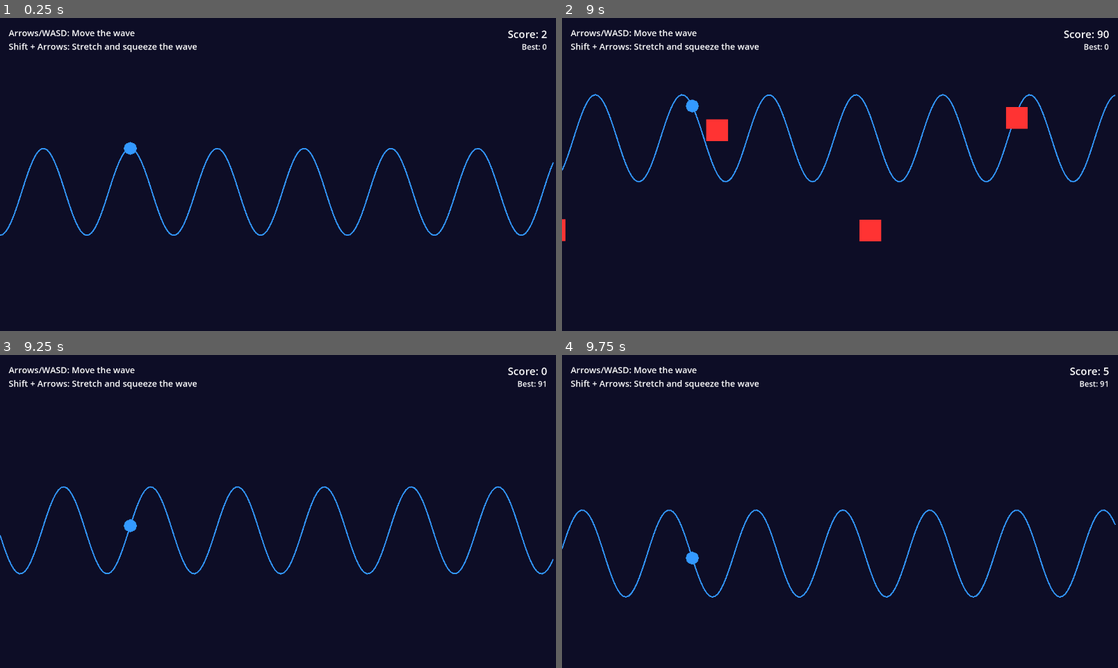
Above: before the commit, frames 1-4 (two rows, left to right).
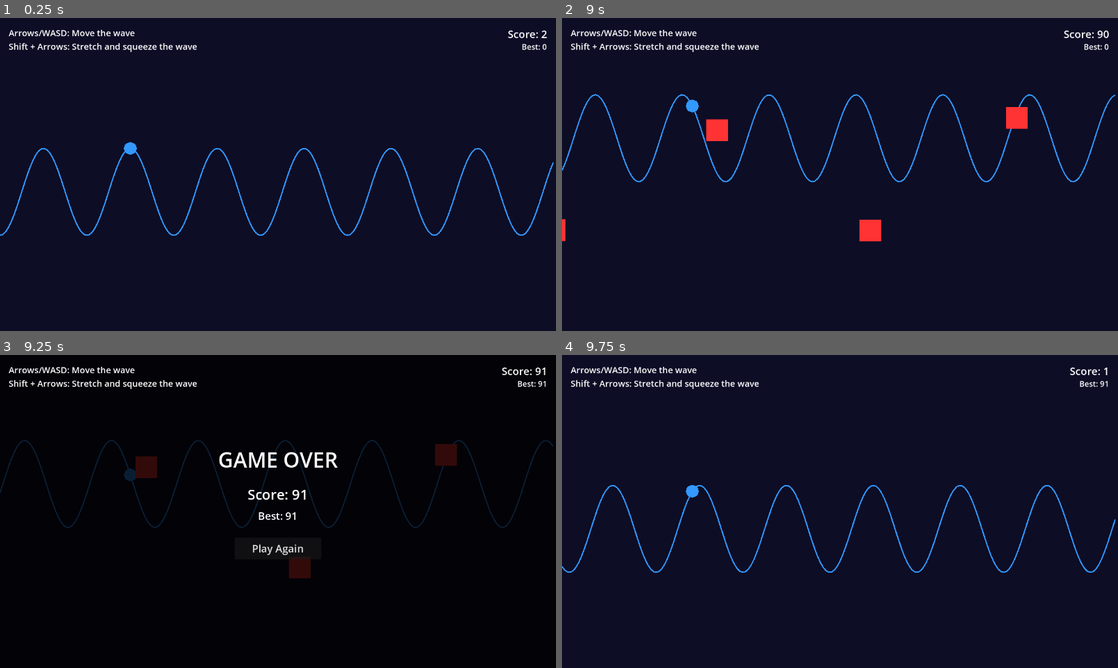
Above: after the commit, the same moments.

Repository: willist/sine-game
Game: Godot game, scene res://main.tscn
Same seed, same stepped clock (60 frames per second), same inputs: the game is played once before the commit and once after it.
Inputs (mouse positions are in pixels of both pictures, inside the frame that each line leads up to):
- Up to frame 1 (0.25 s): no input
- Up to frame 2 (9 s): hold A (decrease_wavelength) 0.53-1.28 s; hold W (move_up) 0.53-2.03 s; tap one key every 1.5 s from 1.35 s: D (increase_wavelength) A (decrease_wavelength) Shift D (increase_wavelength) A (decrease_wavelength) Shift; hold Shift 2.03-2.78 s; hold S (move_down) 2.03-4.28 s; hold D (increase_wavelength) 3.53-4.28 s; hold W (move_up) 4.28-8.03 s; hold A (decrease_wavelength) 5.03-5.78 s; hold Shift 6.53-7.28 s; hold D (increase_wavelength) 8.03-8.78 s; hold S (move_down) from 8.03 s (still down)
- Up to frame 3 (9.25 s): keep holding S (move_down)
- Up to frame 4 (9.75 s): release S (move_down) at 9.5 s; click (840, 549) at 9.5 s, where only the run after the commit has a clickable "Play Again"

Frames 1-2 are identical in both runs. In frame 3, 97% of the frame differs, in the area x 0-100%, y 0-100%; in frame 4, 2.5%.

Commit message:
feat: add game over modal with play again button
Add game over overlay showing final score, best score, and a Play Again
button. The button can be activated by clicking or pressing Enter/Space
via ui_accept shortcut. Game pauses when overlay is shown and restarts
when Play Again is pressed.

Diff:
--- a/main.gd
+++ b/main.gd
@@ -6,6 +6,9 @@
 @onready var score_label = $UI/ScoreLabel
 @onready var high_score_label = $UI/HighScoreLabel
 @onready var pause_overlay = $UI/PauseOverlay
+@onready var game_over_overlay = $UI/GameOverOverlay
+@onready var final_score_label = $UI/GameOverOverlay/FinalScoreLabel
+@onready var final_best_label = $UI/GameOverOverlay/FinalBestLabel
 
 var obstacle_scene = preload("res://obstacle.tscn")
 var score: int = 0
@@ -18,6 +21,7 @@
 	surfer.set_wave(wave)
 	surfer.game_over.connect(_on_game_over)
 	pause_overlay.hide()
+	game_over_overlay.hide()
 	load_high_score()
 	high_score_label.text = "Best: " + str(high_score)
 
@@ -78,3 +82,15 @@
 		high_score = score
 		high_score_label.text = "Best: " + str(high_score)
 		save_high_score()
+
+	# Update game over overlay
+	final_score_label.text = "Score: " + str(score)
+	final_best_label.text = "Best: " + str(high_score)
+
+	# Pause the game and show game over screen
+	get_tree().paused = true
+	game_over_overlay.show()
+
+func _on_play_again_pressed():
+	get_tree().paused = false
+	get_tree().reload_current_scene()
--- a/main.tscn
+++ b/main.tscn
@@ -1,8 +1,14 @@
-[gd_scene load_steps=4 format=3 uid="uid://bxm8n7v2p1qkr"]
+[gd_scene load_steps=6 format=3 uid="uid://bxm8n7v2p1qkr"]
 
 [ext_resource type="PackedScene" uid="uid://c8xj4h3b1y5xe" path="res://wave.tscn" id="1_wave"]
 [ext_resource type="PackedScene" uid="uid://b3hk7f2m8oavq" path="res://surfer.tscn" id="2_surfer"]
 [ext_resource type="Script" uid="uid://dsdv2lhx6ir6j" path="res://main.gd" id="3_main"]
+
+[sub_resource type="InputEventAction" id="InputEventAction_accept"]
+action = &"ui_accept"
+
+[sub_resource type="Shortcut" id="Shortcut_accept"]
+events = [SubResource("InputEventAction_accept")]
 
 [node name="Main" type="Node2D"]
 process_mode = 3
@@ -52,6 +58,82 @@
 horizontal_alignment = 1
 vertical_alignment = 1
 
+[node name="GameOverOverlay" type="ColorRect" parent="UI"]
+process_mode = 3
+anchors_preset = 15
+anchor_right = 1.0
+anchor_bottom = 1.0
+grow_horizontal = 2
+grow_vertical = 2
+color = Color(0, 0, 0, 0.8)
+
+[node name="GameOverLabel" type="Label" parent="UI/GameOverOverlay"]
+layout_mode = 0
+anchor_left = 0.5
+anchor_top = 0.5
+anchor_right = 0.5
+anchor_bottom = 0.5
+offset_left = -200.0
+offset_top = -150.0
+offset_right = 200.0
+offset_bottom = -90.0
+grow_horizontal = 2
+grow_vertical = 2
+theme_override_font_sizes/font_size = 48
+text = "GAME OVER"
+horizontal_alignment = 1
+vertical_alignment = 1
+
+[node name="FinalScoreLabel" type="Label" parent="UI/GameOverOverlay"]
+layout_mode = 0
+anchor_left = 0.5
+anchor_top = 0.5
+anchor_right = 0.5
+anchor_bottom = 0.5
+offset_left = -150.0
+offset_top = -60.0
+offset_right = 150.0
+offset_bottom = -20.0
+grow_horizontal = 2
+grow_vertical = 2
+theme_override_font_sizes/font_size = 32
+text = "Score: 0"
+horizontal_alignment = 1
+vertical_alignment = 1
+
+[node name="FinalBestLabel" type="Label" parent="UI/GameOverOverlay"]
+layout_mode = 0
+anchor_left = 0.5
+anchor_top = 0.5
+anchor_right = 0.5
+anchor_bottom = 0.5
+offset_left = -150.0
+offset_top = -10.0
+offset_right = 150.0
+offset_bottom = 30.0
+grow_horizontal = 2
+grow_vertical = 2
+theme_override_font_sizes/font_size = 24
+text = "Best: 0"
+horizontal_alignment = 1
+vertical_alignment = 1
+
+[node name="PlayAgainButton" type="Button" parent="UI/GameOverOverlay"]
+layout_mode = 0
+anchor_left = 0.5
+anchor_top = 0.5
+anchor_right = 0.5
+anchor_bottom = 0.5
+offset_left = -100.0
+offset_top = 60.0
+offset_right = 100.0
+offset_bottom = 110.0
+grow_horizontal = 2
+grow_vertical = 2
+theme_override_font_sizes/font_size = 24
+shortcut = SubResource("Shortcut_accept")
+text = "Play Again"
+
 [node name="ScoreLabel" type="Label" parent="UI"]
 anchors_preset = 1
 anchor_left = 1.0
@@ -88,3 +170,4 @@
 Shift + Arrows: Stretch and squeeze the wave"
 
 [connection signal="timeout" from="ObstacleTimer" to="." method="_on_obstacle_timer_timeout"]
+[connection signal="pressed" from="UI/GameOverOverlay/PlayAgainButton" to="." method="_on_play_again_pressed"]
--- a/surfer.gd
+++ b/surfer.gd
@@ -27,5 +27,3 @@
 func handle_game_over():
 	print("Game Over! Hit an obstacle!")
 	game_over.emit()
-	await get_tree().create_timer(0.1).timeout
-	get_tree().reload_current_scene()
